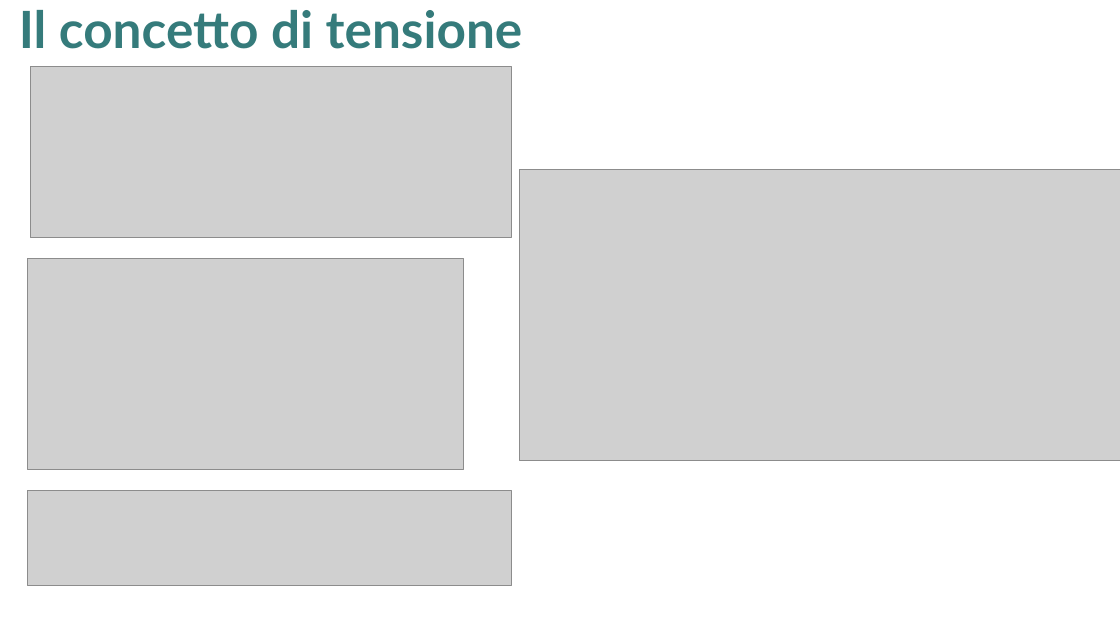
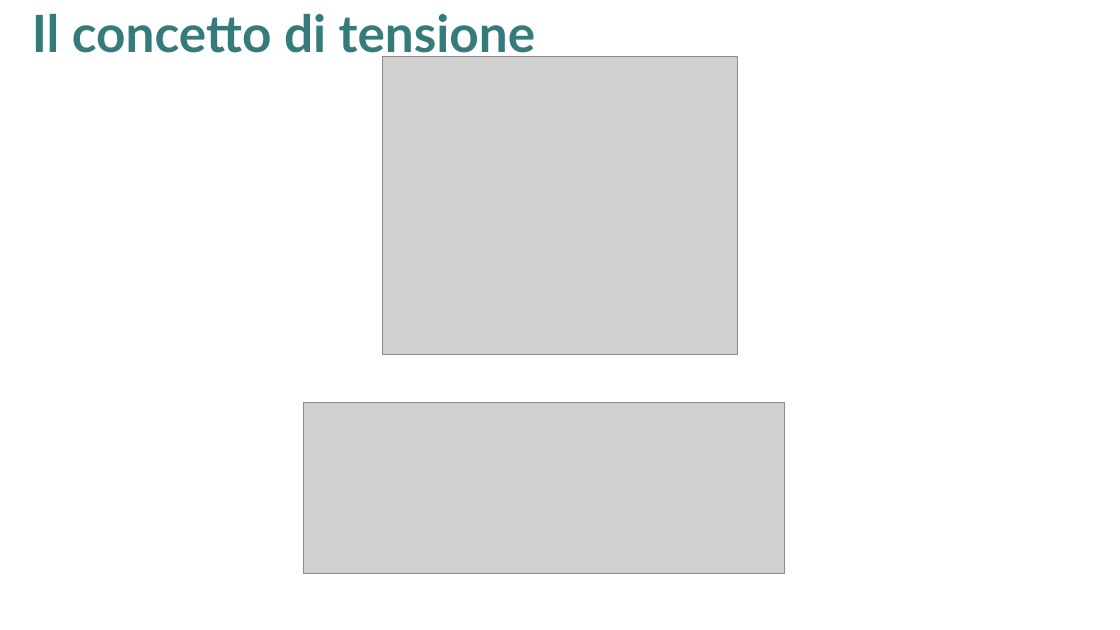
Before and after one commit to giuseppetomassetti/SdC, a slide deck: slide 2 of lezioni/tensore dello sforzo.pptx. Drawn at 1120x630 pixels with LibreOffice and Linux fonts; fonts in the diff are those of the drawing; grey boxes stand for pictures. Boxes give left, top, right and bottom in pixels: in the first picture for what was removed or moved away, otherwise in the second. Text is boxed around its words. In the diff, an @@ line names an element or a change of style, - is before the commit and + after.

```diff
--- a/lezioni/tensore dello sforzo.pptx
+++ b/lezioni/tensore dello sforzo.pptx
@@ title "Il concetto di tensione" rewrapped from (19,10,523,49) to (32,14,536,61) @@
@@ picture added at (383,56,738,355) @@
@@ picture removed at (30,66,511,238) @@
@@ picture removed at (519,170,1120,460) @@
@@ picture removed at (28,259,464,470) @@
@@ picture added at (304,402,785,574) @@
@@ picture removed at (28,491,511,586) @@
```
Also in this commit, not shown: 1 other slide changed, 1 slide added, 4 other files.
